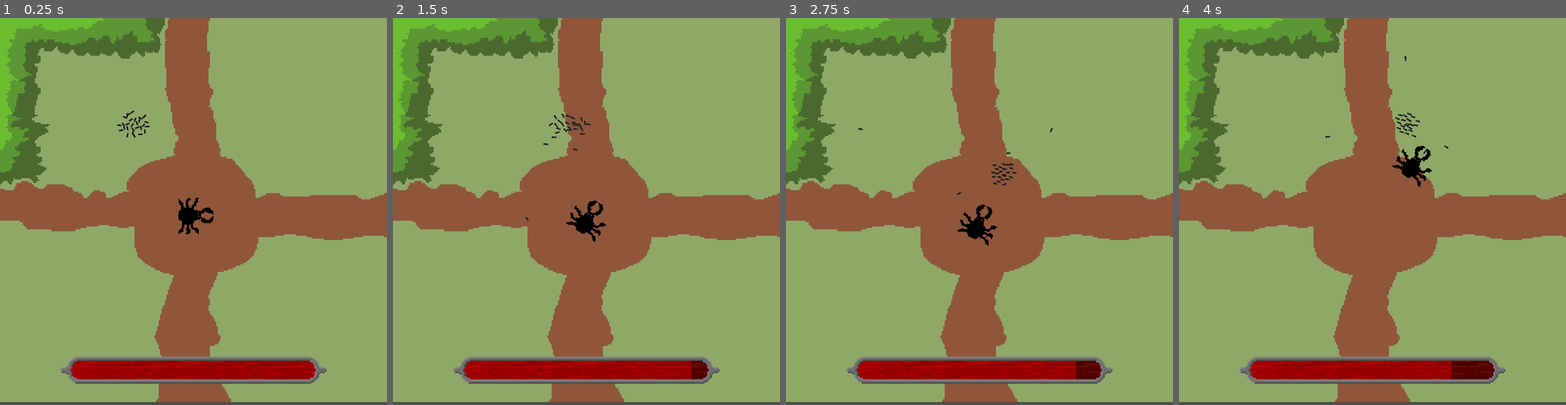
Above: before the commit, frames 1-4 (left to right).
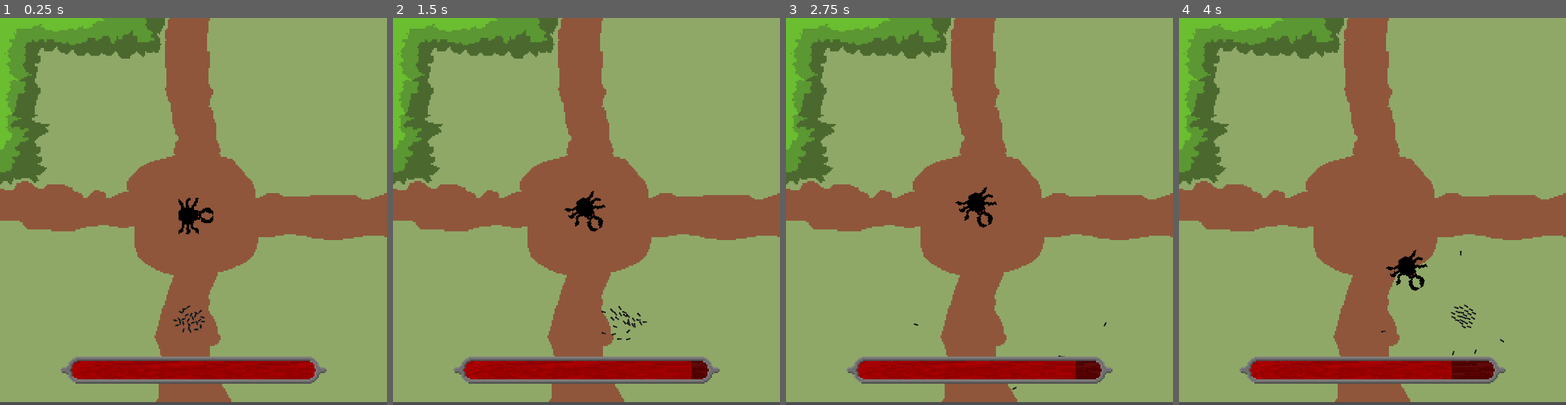
Above: after the commit, the same moments.

Repository: filvan1/LD56
Game: Godot game, scene res://scenes/main.tscn
Two runs of this game, one before a commit and one after it. Both use one fixed random seed, a clock stepped at 60 frames per second and the inputs below.
Inputs:
- Up to frame 1 (0.25 s): no input
- Up to frame 2 (1.5 s): hold D (move_right) 0.53-1.28 s; tap Down (aim_down) at 0.6 s; hold S (move_down) from 1.28 s (still down); tap Left (aim_left) at 1.35 s
- Up to frame 3 (2.75 s): release S (move_down) at 2.03 s; hold D (move_right) from 2.03 s (still down); tap Right (aim_right) at 2.1 s
- Up to frame 4 (4 s): release D (move_right) at 2.78 s; hold W (move_up) 2.78-3.53 s; tap Up (aim_up) at 2.85 s; hold A (move_left) from 3.53 s (still down); tap Down (aim_down) at 3.6 s

The runs differ from the first frame. In frame 1, 0.2% of the frame differs, in the area x 30-53%, y 23-82%; in frame 2, 0.7%; in frame 3, 0.8%; in frame 4, 1.0%, in the area x 37-84%, y 9-88%.

Commit message:
danger beetle

Diff:
--- a/scenes/enemy.tscn
+++ b/scenes/enemy.tscn
@@ -21,3 +21,5 @@
 rotation = 1.5708
 scale = Vector2(0.8, 0.8)
 texture = ExtResource("1_yl0i8")
+
+[connection signal="body_entered" from="Collider" to="." method="_on_collider_body_entered"]
--- a/scenes/main.tscn
+++ b/scenes/main.tscn
@@ -1,138 +1,19 @@
-[gd_scene load_steps=9 format=3 uid="uid://drfdj5sutodh0"]
+[gd_scene load_steps=5 format=3 uid="uid://drfdj5sutodh0"]
 
 [ext_resource type="PackedScene" uid="uid://dkmo0stllcs2n" path="res://scenes/room.tscn" id="1_sxbc5"]
-[ext_resource type="Script" path="res://scripts/player.gd" id="2_gl5y8"]
-[ext_resource type="Script" path="res://scripts/swarm.gd" id="3_ayx6a"]
-[ext_resource type="PackedScene" uid="uid://bwvu5v5kgsed0" path="res://scenes/ant.tscn" id="4_r5elx"]
-[ext_resource type="Texture2D" uid="uid://dbfiksexirp3g" path="res://textures/crosshair.png" id="5_0hn1h"]
-[ext_resource type="PackedScene" path="res://scenes/enemy.tscn" id="6_woxhm"]
+[ext_resource type="PackedScene" uid="uid://delg17ewn0h2t" path="res://scenes/player.tscn" id="4_cieux"]
+[ext_resource type="PackedScene" uid="uid://dqaw5juj53epg" path="res://scenes/enemy.tscn" id="6_woxhm"]
 [ext_resource type="PackedScene" uid="uid://bvbd7uhyjfbxp" path="res://scenes/health_bar.tscn" id="7_l2jr0"]
-
-[sub_resource type="CircleShape2D" id="CircleShape2D_b824v"]
-radius = 5.0
 
 [node name="Node2D" type="Node2D"]
 
 [node name="Room" parent="." instance=ExtResource("1_sxbc5")]
 
-[node name="Player" type="Node2D" parent="."]
-process_physics_priority = 20
-position = Vector2(86, 71)
-script = ExtResource("2_gl5y8")
-shoot_range = 80.0
+[node name="Player" parent="." instance=ExtResource("4_cieux")]
+position = Vector2(123, 200)
 
-[node name="Control" type="CharacterBody2D" parent="Player"]
-collision_layer = 0
-motion_mode = 1
-
-[node name="CollisionShape2D" type="CollisionShape2D" parent="Player/Control"]
-shape = SubResource("CircleShape2D_b824v")
-
-[node name="Ants" type="Node2D" parent="Player"]
-process_physics_priority = 10
-script = ExtResource("3_ayx6a")
-avoidance = 100.0
-alignment = -2.0
-cohesion = 20.0
-tracking = 4.0
-random = 2.0
-avoidance_range = 3.0
-visual_range = 10.0
-
-[node name="Ant" parent="Player/Ants" instance=ExtResource("4_r5elx")]
-position = Vector2(-7, 3)
-
-[node name="Ant2" parent="Player/Ants" instance=ExtResource("4_r5elx")]
-position = Vector2(-2, 9)
-
-[node name="Ant3" parent="Player/Ants" instance=ExtResource("4_r5elx")]
-position = Vector2(-10, -1)
-
-[node name="Ant4" parent="Player/Ants" instance=ExtResource("4_r5elx")]
-position = Vector2(-6, -6)
-
-[node name="Ant5" parent="Player/Ants" instance=ExtResource("4_r5elx")]
-position = Vector2(2, -5)
-
-[node name="Ant6" parent="Player/Ants" instance=ExtResource("4_r5elx")]
-position = Vector2(5, 5)
-
-[node name="Ant7" parent="Player/Ants" instance=ExtResource("4_r5elx")]
-position = Vector2(7, 0)
-
-[node name="Ant8" parent="Player/Ants" instance=ExtResource("4_r5elx")]
-position = Vector2(0, 3)
-
-[node name="Ant9" parent="Player/Ants" instance=ExtResource("4_r5elx")]
-position = Vector2(5, 9)
-
-[node name="Ant10" parent="Player/Ants" instance=ExtResource("4_r5elx")]
-position = Vector2(-3, -1)
-
-[node name="Ant11" parent="Player/Ants" instance=ExtResource("4_r5elx")]
-position = Vector2(1, -6)
-
-[node name="Ant12" parent="Player/Ants" instance=ExtResource("4_r5elx")]
-position = Vector2(9, -5)
-
-[node name="Ant13" parent="Player/Ants" instance=ExtResource("4_r5elx")]
-position = Vector2(12, 5)
-
-[node name="Ant14" parent="Player/Ants" instance=ExtResource("4_r5elx")]
-position = Vector2(2, -2)
-
-[node name="Ant15" parent="Player/Ants" instance=ExtResource("4_r5elx")]
-position = Vector2(-5, 1)
-
-[node name="Ant16" parent="Player/Ants" instance=ExtResource("4_r5elx")]
-position = Vector2(0, 7)
-
-[node name="Ant17" parent="Player/Ants" instance=ExtResource("4_r5elx")]
-position = Vector2(-8, -3)
-
-[node name="Ant18" parent="Player/Ants" instance=ExtResource("4_r5elx")]
-position = Vector2(-4, -8)
-
-[node name="Ant19" parent="Player/Ants" instance=ExtResource("4_r5elx")]
-position = Vector2(4, -7)
-
-[node name="Ant20" parent="Player/Ants" instance=ExtResource("4_r5elx")]
-position = Vector2(7, 3)
-
-[node name="Ant21" parent="Player/Ants" instance=ExtResource("4_r5elx")]
-position = Vector2(9, -2)
-
-[node name="Ant22" parent="Player/Ants" instance=ExtResource("4_r5elx")]
-position = Vector2(2, 1)
-
-[node name="Ant23" parent="Player/Ants" instance=ExtResource("4_r5elx")]
-position = Vector2(7, 7)
-
-[node name="Ant24" parent="Player/Ants" instance=ExtResource("4_r5elx")]
-position = Vector2(-1, -3)
-
-[node name="Ant25" parent="Player/Ants" instance=ExtResource("4_r5elx")]
-position = Vector2(3, -8)
-
-[node name="Ant26" parent="Player/Ants" instance=ExtResource("4_r5elx")]
-position = Vector2(11, -7)
-
-[node name="Ant27" parent="Player/Ants" instance=ExtResource("4_r5elx")]
-position = Vector2(14, 3)
-
-[node name="Ant28" parent="Player/Ants" instance=ExtResource("4_r5elx")]
-position = Vector2(16, -2)
-
-[node name="Projectiles" type="Node2D" parent="Player"]
-
-[node name="AimIndicator" type="Node2D" parent="Player"]
-
-[node name="Crosshair" type="Sprite2D" parent="Player/AimIndicator"]
-texture = ExtResource("5_0hn1h")
-
-[node name="Enemy" parent="." node_paths=PackedStringArray("player") instance=ExtResource("6_woxhm")]
+[node name="Enemy" parent="." instance=ExtResource("6_woxhm")]
 position = Vector2(130, 131)
-player = NodePath("../Player/Control")
 
 [node name="HealthBar" parent="." node_paths=PackedStringArray("player") instance=ExtResource("7_l2jr0")]
 position = Vector2(128, 233)
--- a/scenes/player.tscn
+++ b/scenes/player.tscn
@@ -115,8 +115,6 @@
 [node name="Ant28" parent="Ants" instance=ExtResource("2_rl1ch")]
 position = Vector2(16, -2)
 
-[node name="Projectiles" type="Node2D" parent="."]
-
 [node name="AimIndicator" type="Node2D" parent="."]
 
 [node name="Crosshair" type="Sprite2D" parent="AimIndicator"]
--- a/scripts/ant.gd
+++ b/scripts/ant.gd
@@ -33,6 +33,11 @@
 			position.y -= trajectory.sample(t)
 			rotation += delta
 
+	if state == AntState.HOMING or not alive:
+		$CollisionShape2D.disabled = true
+	else:
+		$CollisionShape2D.disabled = false
+
 func _land():
 	state = AntState.HOMING
 
@@ -64,3 +69,6 @@
 			sprite.play("walk")
 		else:
 			sprite.play("idle")
+
+func on_hit(enemy: Enemy):
+	pass
--- a/scripts/beetle.gd
+++ b/scripts/beetle.gd
@@ -76,11 +76,6 @@
 					attack_counter += delta
 					global_position = get_bezier_position(attack_start_pos, attack_target_pos, attack_target_pos, attack_counter)
 
-					# Check collision with ants
-					var bodies: Array[Node2D] = collider.get_overlapping_bodies()
-					for i in bodies:
-						i.get_parent()
-
 					if(attack_counter > 1.0):
 						print(rotation)
 						attack_counter = 0
@@ -119,3 +114,13 @@
 
 
 		CurrentState = NextState
+
+func _lethal() -> bool:
+	return current_attack_state == AttackingStates.CHARGING
+
+func _on_collider_body_entered(body: Node2D) -> void:
+	if is_instance_of(body, Ant):
+		if body.state == Ant.AntState.YEETING:
+			body.on_hit(self)
+		elif _lethal():
+			body.die()
--- a/scripts/player.gd
+++ b/scripts/player.gd
@@ -7,8 +7,7 @@
 @export var shoot_range = 20.0
 
 @onready var aim_indicator = $AimIndicator
-@onready var swarm = $Ants
-@onready var projectiles = $Projectiles
+@onready var swarm: Swarm = $Ants
 
 var cooldown_remaining: float = 0
 
@@ -48,7 +47,7 @@
 
 
 func _fire(aim: Vector2):
-	var candidates = swarm.get_children().filter(func(a): return a.state == Ant.AntState.SWARMING)
+	var candidates = swarm.get_swarming_ants()
 	if candidates.size() == 0:
 		return
 
--- a/scripts/swarm.gd
+++ b/scripts/swarm.gd
@@ -1,4 +1,5 @@
 @tool
+class_name Swarm
 extends Node2D
 
 @export var avoidance: float = 1.0
Not shown: 1 places in scenes/enemy.tscn that only renumber resources
